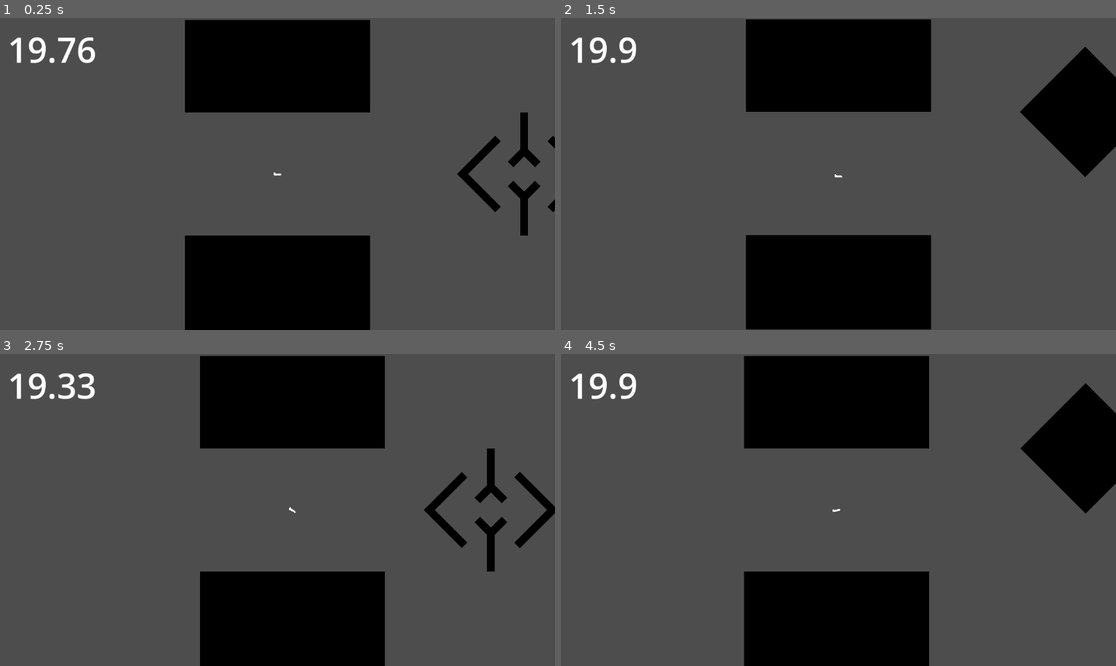
Above: before the commit, frames 1-4 (two rows, left to right).
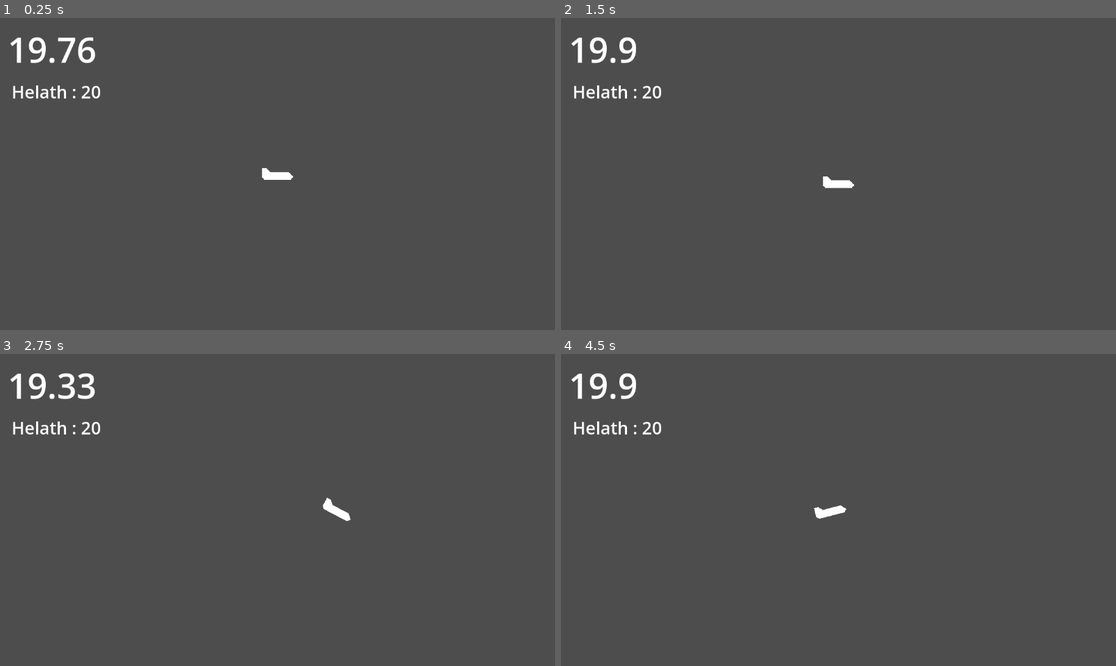
Above: after the commit, the same moments.

Repository: sirius-leaf/20s-Game-Project
Game: Godot game, scene res://Scene/Level Scene/level.tscn
Two runs of this game, one before a commit and one after it. Both use one fixed random seed, a clock stepped at 60 frames per second and the inputs below.
Inputs:
- Up to frame 1 (0.25 s): no input
- Up to frame 2 (1.5 s): hold Right (ui_right) 0.53-1.28 s; hold R 0.53-1.28 s; hold Down (ui_down) from 1.28 s (still down); tap R at 1.35 s
- Up to frame 3 (2.75 s): release Down (ui_down) at 2.03 s; hold Right (ui_right) from 2.03 s (still down); hold R from 2.03 s (still down)
- Up to frame 4 (4.5 s): release Right (ui_right) at 2.78 s; release R at 2.78 s; hold Up (ui_up) 2.78-3.53 s; tap R at 2.85, 4.35 s; hold R 3.53-4.28 s; hold Left (ui_left) from 3.53 s (still down)

The runs differ from the first frame. In frame 1, 22% of the frame differs, in the area x 2-100%, y 0-100%; in frame 2, 25%; in frame 3, 22%; in frame 4, 25%.

Commit message:
Added Anti Air Gun Thingy

Diff:
--- /dev/null
+++ b/Scene/Editor Tool/test.tscn
@@ -0,0 +1,22 @@
+[gd_scene load_steps=5 format=3 uid="uid://c2qmejwl4ho88"]
+
+[ext_resource type="PackedScene" uid="uid://cdp1ti4scnxv" path="res://Scene/Object Scene/player.tscn" id="1_g6cyb"]
+[ext_resource type="PackedScene" uid="uid://cekmmf3ymdtel" path="res://Scene/Object Scene/turret.tscn" id="2_ncl37"]
+[ext_resource type="PackedScene" uid="uid://blntv8vw2slvn" path="res://Scene/Object Scene/Rooms/empty_room.tscn" id="3_lpurp"]
+[ext_resource type="PackedScene" uid="uid://rfgu1kbc2oqs" path="res://Scene/Object Scene/ui_canvas.tscn" id="4_i67k6"]
+
+[node name="Test" type="Node2D"]
+
+[node name="Player" parent="." instance=ExtResource("1_g6cyb")]
+
+[node name="Player Camera" type="Camera2D" parent="Player"]
+zoom = Vector2(2, 2)
+position_smoothing_enabled = true
+
+[node name="Turret" parent="." instance=ExtResource("2_ncl37")]
+position = Vector2(128, 64)
+
+[node name="Empty Room" parent="." instance=ExtResource("3_lpurp")]
+position = Vector2(-256, -192)
+
+[node name="UI Canvas" parent="." instance=ExtResource("4_i67k6")]
--- a/Scene/Level Scene/level.tscn
+++ b/Scene/Level Scene/level.tscn
@@ -16,10 +16,9 @@
 [node name="Level" type="Node2D"]
 
 [node name="Player" parent="." instance=ExtResource("1_7koso")]
-position = Vector2(128, 0)
 
 [node name="Player Camera" type="Camera2D" parent="Player"]
-zoom = Vector2(0.5, 0.5)
+zoom = Vector2(2, 2)
 position_smoothing_enabled = true
 
 [node name="UI Canvas" parent="." instance=ExtResource("3_bliyl")]
--- /dev/null
+++ b/Scene/Object Scene/Bullet/enemy_bulet.tscn
@@ -0,0 +1,26 @@
+[gd_scene load_steps=4 format=3 uid="uid://jhukkquch577"]
+
+[ext_resource type="Texture2D" uid="uid://d2b0sc40y3hsr" path="res://Asset/Sprite/Just a box.png" id="1_60u6y"]
+[ext_resource type="Script" path="res://Script/Bullet/enemy_bulet.gd" id="1_xupjj"]
+
+[sub_resource type="RectangleShape2D" id="RectangleShape2D_e4x6y"]
+size = Vector2(14, 2)
+
+[node name="Enemy Bulet" type="Area2D"]
+script = ExtResource("1_xupjj")
+moveSpeed = 500.0
+
+[node name="JustABox" type="Sprite2D" parent="."]
+scale = Vector2(0.5, 0.0625)
+texture = ExtResource("1_60u6y")
+
+[node name="CollisionShape2D" type="CollisionShape2D" parent="."]
+shape = SubResource("RectangleShape2D_e4x6y")
+
+[node name="Life Time" type="Timer" parent="."]
+wait_time = 2.0
+one_shot = true
+autostart = true
+
+[connection signal="body_entered" from="." to="." method="_on_body_entered"]
+[connection signal="timeout" from="Life Time" to="." method="_on_life_time_timeout"]
--- a/Scene/Object Scene/player.tscn
+++ b/Scene/Object Scene/player.tscn
@@ -9,7 +9,7 @@
 [sub_resource type="CapsuleShape2D" id="CapsuleShape2D_1y7gb"]
 radius = 3.0
 
-[node name="Player" type="RigidBody2D"]
+[node name="Player" type="RigidBody2D" groups=["Player"]]
 physics_material_override = SubResource("PhysicsMaterial_jvl48")
 gravity_scale = 0.0
 linear_damp = 8.0
--- /dev/null
+++ b/Scene/Object Scene/turret.tscn
@@ -0,0 +1,43 @@
+[gd_scene load_steps=5 format=3 uid="uid://cekmmf3ymdtel"]
+
+[ext_resource type="Texture2D" uid="uid://d2b0sc40y3hsr" path="res://Asset/Sprite/Just a box.png" id="1_5wpt4"]
+[ext_resource type="Script" path="res://Script/turret.gd" id="1_35mlq"]
+[ext_resource type="PackedScene" uid="uid://jhukkquch577" path="res://Scene/Object Scene/Bullet/enemy_bulet.tscn" id="2_vvtkb"]
+
+[sub_resource type="RectangleShape2D" id="RectangleShape2D_xg6rn"]
+size = Vector2(32, 16)
+
+[node name="Turret" type="StaticBody2D"]
+script = ExtResource("1_35mlq")
+bulletScene = ExtResource("2_vvtkb")
+
+[node name="JustABox" type="Sprite2D" parent="."]
+position = Vector2(0, -4)
+scale = Vector2(2, 0.25)
+texture = ExtResource("1_5wpt4")
+
+[node name="Collider" type="CollisionShape2D" parent="."]
+position = Vector2(0, -4)
+scale = Vector2(2, 0.5)
+shape = SubResource("RectangleShape2D_xg6rn")
+
+[node name="Gun" type="Node2D" parent="."]
+position = Vector2(0, -8)
+rotation = -1.5708
+
+[node name="JustABox2" type="Sprite2D" parent="Gun"]
+position = Vector2(16, 0)
+scale = Vector2(1, 0.1875)
+texture = ExtResource("1_5wpt4")
+
+[node name="Bullet Spawner" type="Marker2D" parent="Gun"]
+position = Vector2(32, 1.39876e-06)
+
+[node name="Fire Rate" type="Timer" parent="."]
+wait_time = 0.05
+autostart = true
+
+[node name="Shot Controller" type="Timer" parent="."]
+
+[connection signal="timeout" from="Fire Rate" to="." method="_on_fire_rate_timeout"]
+[connection signal="timeout" from="Shot Controller" to="." method="_on_shot_controller_timeout"]
--- a/Scene/Object Scene/ui_canvas.tscn
+++ b/Scene/Object Scene/ui_canvas.tscn
@@ -1,9 +1,12 @@
-[gd_scene load_steps=3 format=3 uid="uid://rfgu1kbc2oqs"]
+[gd_scene load_steps=4 format=3 uid="uid://rfgu1kbc2oqs"]
 
 [ext_resource type="Script" path="res://Script/timer_label.gd" id="1_o3ofi"]
 
 [sub_resource type="LabelSettings" id="LabelSettings_nays6"]
 font_size = 72
+
+[sub_resource type="LabelSettings" id="LabelSettings_pipp6"]
+font_size = 36
 
 [node name="UI Canvas" type="CanvasLayer"]
 
@@ -28,3 +31,13 @@
 wait_time = 20.0
 one_shot = true
 autostart = true
+
+[node name="Health Label" type="Label" parent="UI"]
+layout_mode = 0
+offset_left = 24.0
+offset_top = 128.0
+offset_right = 210.0
+offset_bottom = 178.0
+text = "Health : 20"
+label_settings = SubResource("LabelSettings_pipp6")
+script = ExtResource("1_o3ofi")
--- /dev/null
+++ b/Script/Bullet/bullet.gd
@@ -0,0 +1,11 @@
+extends Area2D
+
+@export var moveSpeed: float
+
+func _physics_process(delta):
+	global_position += Vector2(moveSpeed * cos(global_rotation),
+			moveSpeed * sin(global_rotation)) * delta
+
+
+func _on_life_time_timeout():
+	queue_free()
--- /dev/null
+++ b/Script/Bullet/enemy_bulet.gd
@@ -0,0 +1,9 @@
+extends "res://Script/Bullet/bullet.gd"
+
+
+
+func _on_body_entered(body):
+	if body.is_in_group("Player"):
+		body.healthValue -= 1
+
+	queue_free()
--- a/Script/Spawner/room_spawner.gd
+++ b/Script/Spawner/room_spawner.gd
@@ -13,11 +13,9 @@
 	"Room6",
 	"Room7",
 	"Room8",
-	"Room9",
 	"Room10",
 ]
 
-@onready var _player: RigidBody2D = $"../Player"
 @onready var _timer = $Timer
 
 func _ready():
@@ -36,7 +34,7 @@
 	for i in range(10):
 		# set random room scene
 		room = roomsScene.instantiate().get_node(_roomNames[
-				_rng.randi_range(0, 9)]).duplicate()
+				_rng.randi_range(0, 8)]).duplicate()
 
 		# spawn the room
 		room.global_position = global_position
--- a/Script/player.gd
+++ b/Script/player.gd
@@ -1,6 +1,8 @@
 extends RigidBody2D
 
 @export var playerMoveSpeed: float
+
+var healthValue: int = 20
 
 func _process(delta):
 	# input for player movement
--- a/Script/timer_label.gd
+++ b/Script/timer_label.gd
@@ -1,4 +1,10 @@
 extends Label
 
+@onready var _player: RigidBody2D = $"../../../Player"
+
 func _process(delta):
-	text = str(floor($Timer.time_left * 100) / 100)
+	match name:
+		"Timer Label":
+			text = str(floor($Timer.time_left * 100) / 100)
+		"Health Label":
+			text = "Helath : " + str(_player.healthValue)
--- /dev/null
+++ b/Script/turret.gd
@@ -0,0 +1,52 @@
+extends StaticBody2D
+
+@export var bulletScene: PackedScene
+
+var _rng := RandomNumberGenerator.new()
+
+var _fire: bool = false
+var _bullet: Area2D
+var _shoot_state: int = 1
+
+@onready var _player: RigidBody2D = $"../Player"
+@onready var _gun: Node2D = $Gun
+@onready var _bullet_spawner: Marker2D = $"Gun/Bullet Spawner"
+@onready var _shot_controller: Timer = $"Shot Controller"
+
+func _ready():
+	_rng.randomize()
+	_shot_controller.start()
+
+
+func _process(delta):
+	var directionToPlayer: Vector2 = global_position.direction_to(
+			_player.global_position)
+
+	# rotate the gun to face player and limit the rotation value
+	_gun.rotation = clampf(atan2(directionToPlayer.y, directionToPlayer.x),
+			-PI, 0.0)
+
+
+
+func _on_fire_rate_timeout():
+	if _fire:
+		_bullet = bulletScene.instantiate()
+
+		_bullet.global_position = _bullet_spawner.global_position
+		_bullet.global_rotation = _bullet_spawner.global_rotation + \
+				deg_to_rad(_rng.randf_range(-3, 3))
+
+		get_parent().add_child(_bullet)
+
+
+func _on_shot_controller_timeout():
+	match _shoot_state:
+		1:
+			_fire = true
+			_shot_controller.wait_time = 1.0
+		-1:
+			_fire = false
+			_shot_controller.wait_time = 2.0
+
+	_shoot_state *= -1
+	_shot_controller.start()
